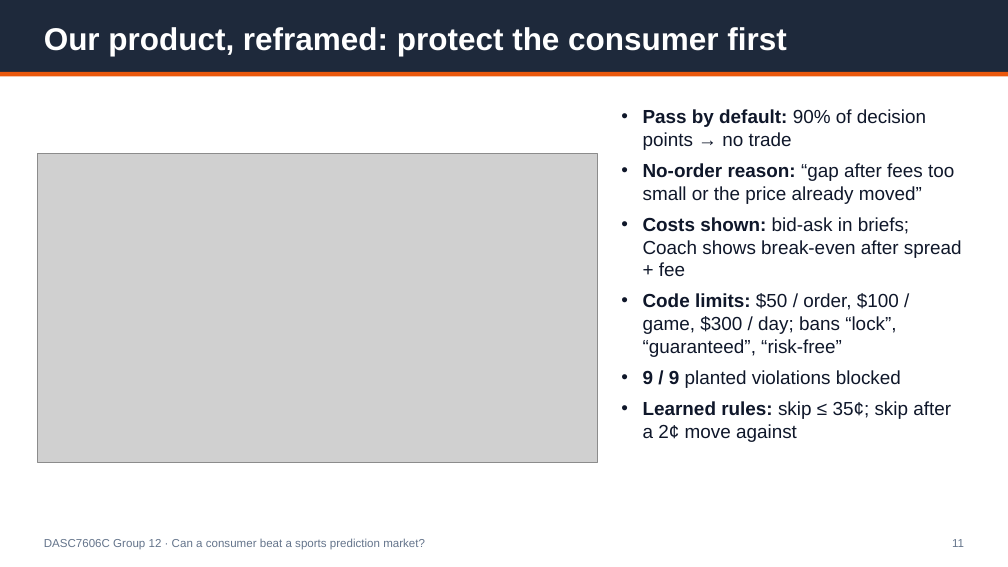
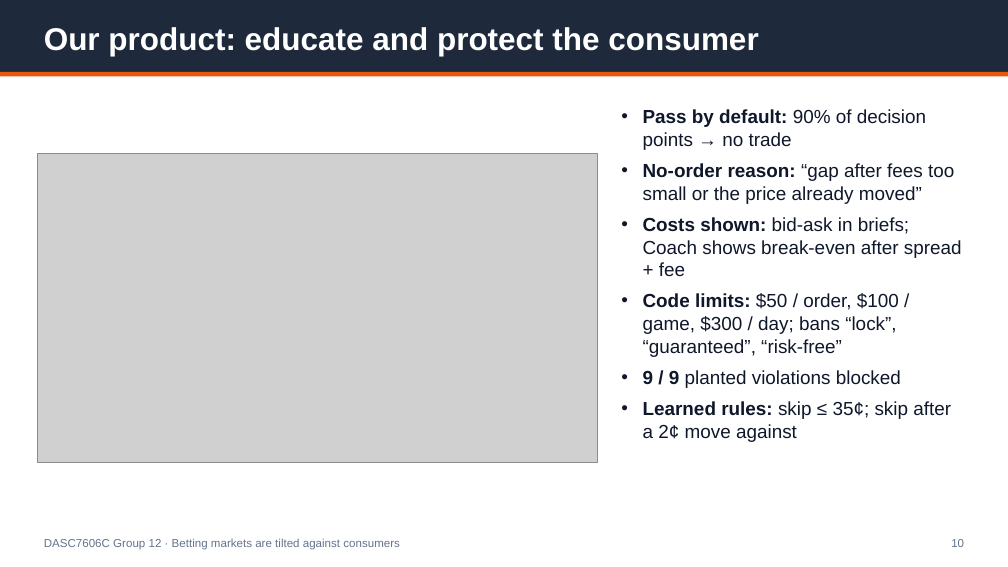
Before and after one commit to Michaelyzr/nba-agent, a slide deck: slide 10 of presentation/nba_agent_deck.pptx (slide 11 before the commit). Drawn at 1008x567 pixels with LibreOffice and Linux fonts; fonts in the diff are those of the drawing; grey boxes stand for pictures. Boxes give left, top, right and bottom in pixels: in the first picture for what was removed or moved away, otherwise in the second. Text is boxed around its words. In the diff, an @@ line names an element or a change of style, - is before the commit and + after.

```diff
--- a/presentation/nba_agent_deck.pptx
+++ b/presentation/nba_agent_deck.pptx
@@ text at [44,27,758,56]: text changed @@
-Our product, reframed: protect the consumer first
+Our product: educate and protect the consumer
@@ text at [44,538,400,550]: text changed @@
-DASC7606C Group 12 · Can a consumer beat a sports prediction market?
+DASC7606C Group 12 · Betting markets are tilted against consumers
@@ text at [951,539,964,547]: text changed @@
-11
+10
```
Also in this commit, not shown: 12 other slides changed, 1 slide added, 2 slides removed, 2 other files.
